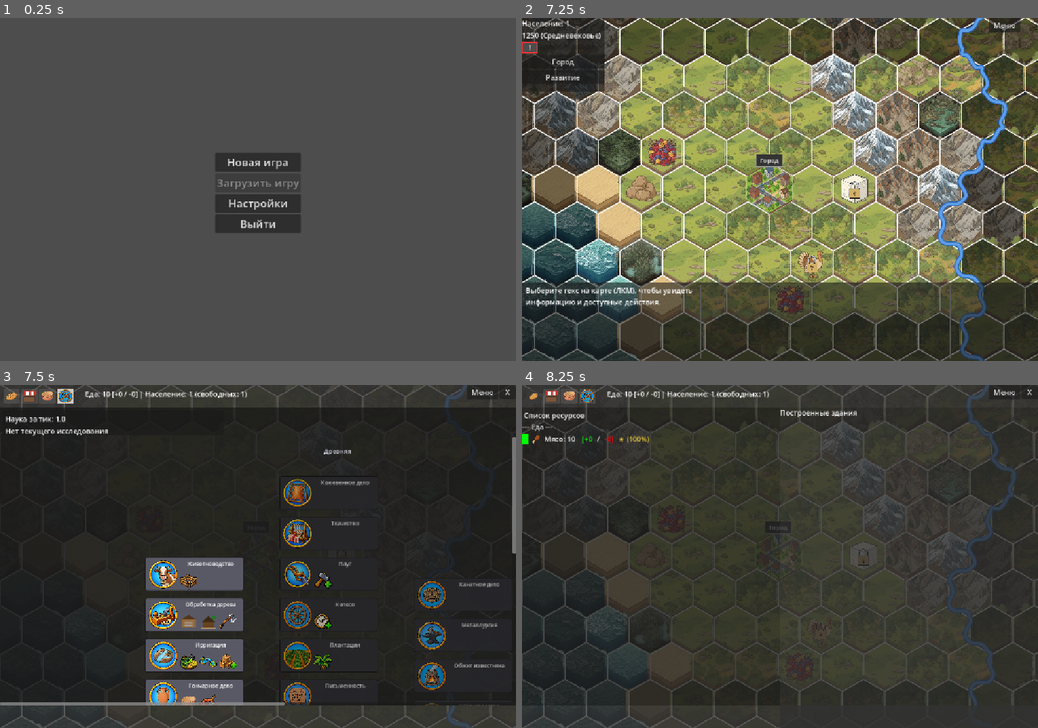
Above: before the commit, frames 1-4 (two rows, left to right).
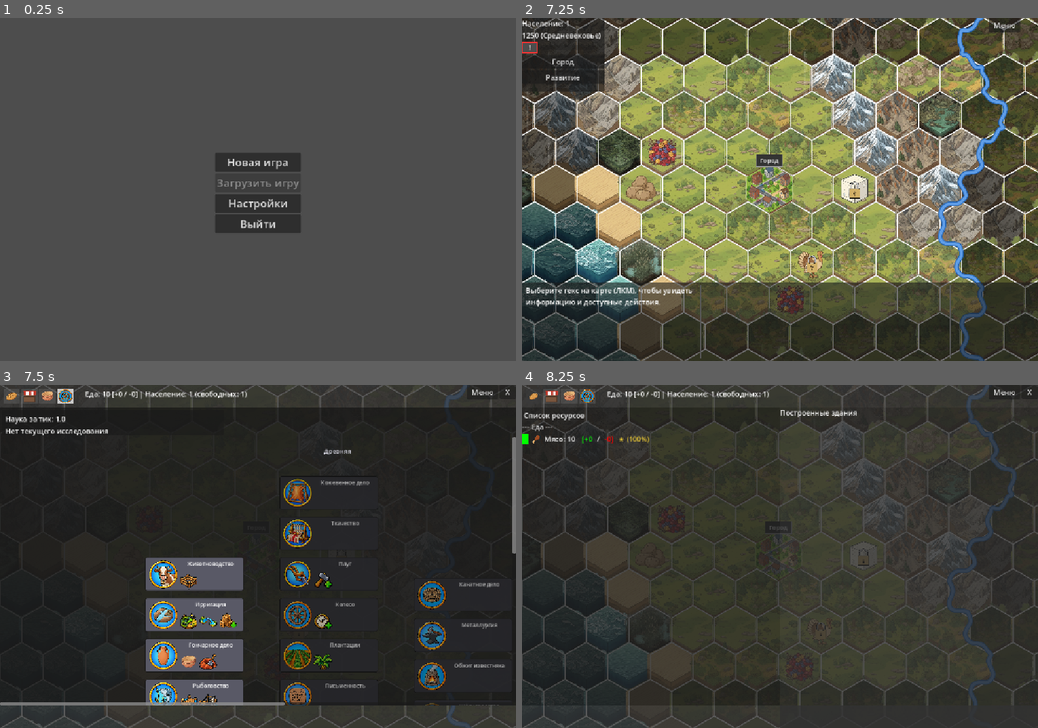
Above: after the commit, the same moments.

Repository: Night-Pryanik/The-City
Game: Godot game, scene res://scenes/main_menu.tscn
The game is run twice, just before and just after one commit, with the same random seed, the same clock (stepped at 60 frames per second) and the same inputs.
Inputs (mouse positions are in pixels of both pictures, inside the frame that each line leads up to):
- Up to frame 1 (0.25 s): no input
- Up to frame 2 (7.25 s): click "Новая игра" at 0.5 s; click "Новая игра" at 1.25 s; click "Настройки" at 2 s; click (836, 179) at 2.75 s; click "Назад" at 3.5 s; click "Настройки" at 4.25 s; click "Назад" at 5 s; click "Новая игра" at 5.75 s; click "Ок" at 6.5 s
- Up to frame 3 (7.5 s): click (10, 415) at 7.25 s
- Up to frame 4 (8.25 s): click (532, 395) at 8 s

Frames 1-2 are identical in both runs. In frame 3, 1.5% of the frame differs, in the area x 28-46%, y 63-94%; in frame 4, nothing differs.

Commit message:
Технология "Скриториумы" и система расчета науки по схеме "наука со здания + наука с носителей информации"

Diff:
--- a/data/buildings.json
+++ b/data/buildings.json
@@ -304,7 +304,8 @@
       "icon": "library.png",
       "production_slots": 1.0,
       "unlock_tech": "writing",
-      "default_recipes": [ "science" ]
+      "default_recipes": [ "science" ],
+      "additional_yield": { "science": 1 }
     },
     {
       "id": "carpenter_workshop",
@@ -348,6 +349,18 @@
       "production_slots": 1.0,
       "unlock_tech": "fermentation",
       "default_recipes": [  ]
+    },
+    {
+      "id": "scriptorium",
+      "name": "Скрипторий",
+      "description": "Здание, где писцы копировали, переписывали и переводили документы. Производит науку.",
+      "work_cost": 50,
+      "additional_cost": [ { "planks": 120 }, { "@processed_construction_materials": 60 } ],
+      "icon": "scriptorium.png",
+      "production_slots": 1.0,
+      "unlock_tech": "scriptoriums",
+      "default_recipes": [ "science" ],
+      "additional_yield": { "science": 3 }
     }
   ]
 }
--- a/data/crafts/pseudo.json
+++ b/data/crafts/pseudo.json
@@ -12,9 +12,9 @@
     {
       "id": "science",
       "name": "Наука",
-      "produced_in": [ "library" ],
+      "produced_in": [ "library", "scriptorium" ],
       "resources": { "@writing_mediums": 20 },
-      "result": { "science": 1 },
+      "result": {  },
       "time": 5.0,
       "unlock_tech": "writing",
       "description": "Переписчики и учёные превращают письменные материалы в знания, пополняющие пул науки города"
--- a/data/products/materials.json
+++ b/data/products/materials.json
@@ -87,6 +87,15 @@
       "icon": "mulberry_bark.png"
     },
     {
+      "id": "paper",
+      "name": "Бумага",
+      "type": "product",
+      "category": "material",
+      "unlock_tech": "paper",
+      "icon": "paper_tech.png",
+      "special_yield": { "science": 5 }
+    },
+    {
       "id": "silk_cocoon",
       "name": "Кокон тутового шелкопряда",
       "type": "product",
@@ -100,7 +109,8 @@
       "type": "product",
       "category": "material",
       "unlock_tech": "sericulture",
-      "icon": "silk.png"
+      "icon": "silk.png",
+      "special_yield": { "science": 3 }
     },
     {
       "id": "lime",
--- a/data/products/products.json
+++ b/data/products/products.json
@@ -14,7 +14,8 @@
       "type": "product",
       "category": "material",
       "unlock_tech": "writing",
-      "icon": "clay_tablets.png"
+      "icon": "clay_tablets.png",
+      "special_yield": { "science": 1 }
     },
     {
       "id": "fabric_clothes",
@@ -110,7 +111,8 @@
       "type": "product",
       "category": "material",
       "unlock_tech": "writing",
-      "icon": "papyrus.png"
+      "icon": "papyrus.png",
+      "special_yield": { "science": 2 }
     },
     {
       "id": "reed_boat",
@@ -136,7 +138,8 @@
       "type": "product",
       "category": "material",
       "unlock_tech": "parchment",
-      "icon": "parchment.png"
+      "icon": "parchment.png",
+      "special_yield": { "science": 3 }
     },
     {
       "id": "wax_tablets",
@@ -144,7 +147,8 @@
       "type": "product",
       "category": "material",
       "unlock_tech": "beekeeping",
-      "icon": "wax_tablets.png"
+      "icon": "wax_tablets.png",
+      "special_yield": { "science": 1 }
     }
   ]
 }
--- a/data/technologies/antiquity.json
+++ b/data/technologies/antiquity.json
@@ -56,9 +56,19 @@
       "era": "antiquity",
       "science_cost": 3.0,
       "icon": "paper_tech.png",
-      "prerequisites": [ [ "wood_processing", "limestone_burning", "writing" ] ],
+      "prerequisites": [ [ "limestone_burning", "writing" ] ],
       "description": "Даёт возможность строить бумажную мастерскую.\nПозволяет производить бумагу из тутовника, конопли и рами с использованием извести.",
       "flavor": "Революционное изобретение позволило создать доступный и практичный материал для письма."
+    },
+    {
+      "id": "scriptoriums",
+      "name": "Скриптории",
+      "era": "antiquity",
+      "science_cost": 3.0,
+      "icon": "scriptoriums.png",
+      "prerequisites": [ [ "writing" ] ],
+      "description": "Даёт возможность строить скриптории.",
+      "flavor": "В скрипториях писцы копировали, переводили, переписывали и перекомпилировали тексты, связанные с управлением, культом божеств, магией и лечением болезней."
     }
   ]
 }
--- a/scripts/CityData.gd
+++ b/scripts/CityData.gd
@@ -112,9 +112,9 @@
     emit_signal("city_updated")
 
 # --- НАУКА ---
-# Базовый доход науки города за один production-тик (даже без библиотек).
-# Город НЕ может генерировать меньше 1 очка науки за тик — иначе ранняя игра
-# без построек науки была бы заблокирована.
+# Базовый доход науки города за один production-тик без зданий науки.
+# Дополнительная наука начисляется рецептом «science» из выхода здания
+# и письменных основ.
 const BASE_SCIENCE_PER_TICK: float = 1.0
 # Скорость расхода пула науки на текущее исследование (очков в секунду).
 # Пул списывается по столько очков в секунду на исследование; это прямое
@@ -454,6 +454,20 @@
                 for qid in consumed:
                     consumed_all[qid] = consumed_all.get(qid, 0) + consumed[qid]
 
+            if recipe_id == "science":
+                var science_amount := 0
+                for prod in resources_to_consume:
+                    var special_yield = GameData.get_special_yield(prod)
+                    science_amount += int(resources_to_consume[prod]) * int(
+                        special_yield.get("science", 0))
+                var building_yield = GameData.get_building_additional_yield(
+                    bld.get("id", ""))
+                science_amount += int(building_yield.get("science", 0))
+                if science_amount > 0:
+                    add_to_storage("science", science_amount)
+                    record_production_source("science", building_source,
+                        science_amount)
+
             # --- ДОБАВЛЯЕМ РЕЗУЛЬТАТ ---
             # Качество результата = взвешенное среднее качества потреблённого сырья.
             var result_quality = quality_from_breakdown(consumed_all)
@@ -657,17 +671,14 @@
     print("Мгновенно изучена (дебаг): ", tech_data.get("name", tech_id))
     return true
 
-# Возвращает количество очков науки за тик — базовый доход города.
-# Учёных (специализированных зданий) пока не учитывает: вклад библиотек
-# идёт через пул науки (см. get_science_pool и tick_research_science_continuous).
+# Возвращает базовую часть науки за тик. Производство зданий и письменных
+# материалов начисляется отдельно через рецепт «science».
 # Город не может генерировать меньше 1 очка науки за тик.
 func get_science_per_tick() -> float:
     return BASE_SCIENCE_PER_TICK
 
-# Фактическая скорость науки за тик: базовый доход + вклад работающих зданий
-# науки (библиотек). Здания копят науку в пул, а пул во время исследования
-# списывается со скоростью SCIENCE_DRAIN_PER_SEC (≈1 очко за тик), поэтому
-# вклад зданий = фактический расход пула за тик (пока в пуле есть наука).
+# Фактическая скорость науки за тик: базовая часть плюс расход накопленного
+# пула науки во время исследования.
 func get_science_rate_per_tick() -> float:
     var drain_per_tick: float = SCIENCE_DRAIN_PER_SEC * PRODUCTION_INTERVAL
     return BASE_SCIENCE_PER_TICK + minf(drain_per_tick, get_science_pool())
--- a/scripts/GameData.gd
+++ b/scripts/GameData.gd
@@ -96,6 +96,15 @@
             return group_name
         return key.trim_prefix("@")
     return products.get(key, {}).get("name", key)
+
+func get_special_yield(product_id: String) -> Dictionary:
+    return products.get(product_id, {}).get("special_yield", {})
+
+func get_building_additional_yield(building_id: String) -> Dictionary:
+    for building in buildings:
+        if building.get("id", "") == building_id:
+            return building.get("additional_yield", {})
+    return {}
 
 # Нормализует поле additional_cost в массив словарей {ресурс: количество}.
 # Поддерживает две формы:
--- a/scripts/building_panel.gd
+++ b/scripts/building_panel.gd
@@ -536,6 +536,20 @@
                 and_label.horizontal_alignment = HORIZONTAL_ALIGNMENT_CENTER
                 costs_container.add_child(and_label)
 
+    var additional_yield = bdata.get("additional_yield", {})
+    if not additional_yield.is_empty():
+        var yield_header = Label.new()
+        yield_header.text = "Дополнительный выход:"
+        costs_container.add_child(yield_header)
+        for yield_id in additional_yield:
+            var yield_name = GameData.products.get(yield_id, {}).get(
+                "name", yield_id)
+            var yield_label = Label.new()
+            yield_label.text = "%s: %d" % [
+                yield_name, int(additional_yield[yield_id])]
+            costs_container.add_child(yield_label)
+        has_costs = true
+
     var additional_req = String(bdata.get("additional_req", ""))
     if additional_req != "":
         var requirement_label = Label.new()
--- a/scripts/buildings_tab.gd
+++ b/scripts/buildings_tab.gd
@@ -852,6 +852,22 @@
     if not has_costs:
         content.add_child(_make_bullet_row("•", "0"))
 
+    var additional_yield = bdata.get("additional_yield", {})
+    if not additional_yield.is_empty():
+        content.add_child(_make_bullet_row("•", "Дополнительный выход:"))
+        for yield_id in additional_yield:
+            var yield_row = HBoxContainer.new()
+            yield_row.add_theme_constant_override("separation", 6)
+            yield_row.mouse_filter = Control.MOUSE_FILTER_IGNORE
+            var yield_indent = Control.new()
+            yield_indent.custom_minimum_size.x = 18
+            yield_row.add_child(yield_indent, false, 0)
+            yield_row.add_child(_make_bullet("◦"))
+            yield_row.add_child(ui_helpers.make_resource_entry(
+                yield_id, products_data, icon_paths,
+                int(additional_yield[yield_id]), "colon"))
+            content.add_child(yield_row)
+
     # Количество слотов производства
     var slots = bdata.get("production_slots", 0)
     var slots_label = Label.new()
--- a/scripts/resources_tab.gd
+++ b/scripts/resources_tab.gd
@@ -418,14 +418,17 @@
         if ui_helpers.flow_tooltip_panel.visible:
             var fresh_prod_src = production_sources.get(active_flow_product, {})
             var fresh_cons_src = consumption_sources.get(active_flow_product, {})
-            if fresh_prod_src.is_empty() and fresh_cons_src.is_empty():
+            var special_yield = GameData.get_special_yield(active_flow_product)
+            if fresh_prod_src.is_empty() and fresh_cons_src.is_empty() \
+                    and special_yield.is_empty():
                 ui_helpers.hide_flow_tooltip()
             else:
                 ui_helpers.show_flow_tooltip(
                     get_viewport().get_mouse_position(),
                     active_flow_name,
                     fresh_prod_src,
-                    fresh_cons_src
+                    fresh_cons_src,
+                    special_yield
                 )
 
 # Добавляет метку с разбивкой по качеству в строку ресурса.
@@ -493,12 +496,15 @@
 func _on_flow_hover(prod_id: String, product_name: String):
     var prod_src = production_sources.get(prod_id, {})
     var cons_src = consumption_sources.get(prod_id, {})
-    if prod_src.is_empty() and cons_src.is_empty():
+    var special_yield = GameData.get_special_yield(prod_id)
+    if prod_src.is_empty() and cons_src.is_empty() and special_yield.is_empty():
         return
     active_flow_product = prod_id
     active_flow_name = product_name
     if ui_helpers and is_instance_valid(ui_helpers):
-        ui_helpers.show_flow_tooltip(get_viewport().get_mouse_position(), product_name, prod_src, cons_src)
+        ui_helpers.show_flow_tooltip(
+            get_viewport().get_mouse_position(), product_name, prod_src, cons_src,
+            special_yield)
 
 # Скрывает тултип источников; при переходе на другую метку той же строки не мерцает.
 func _on_flow_exit(prod_id: String):
--- a/scripts/ui_helpers.gd
+++ b/scripts/ui_helpers.gd
@@ -258,7 +258,16 @@
                 row.add_child(icon_rect)
 
         var label = Label.new()
+        var special_yield = pdata.get("special_yield", {})
+        var yield_text = []
+        for yield_id in special_yield:
+            yield_text.append("%s: %d" % [
+                GameData.products.get(yield_id, {}).get("name", yield_id),
+                int(special_yield[yield_id])
+            ])
         label.text = pdata.get("name", prod_id)
+        if not yield_text.is_empty():
+            label.text += " — " + ", ".join(yield_text)
         label.add_theme_color_override("font_color", Color.WHITE)
         label.mouse_filter = Control.MOUSE_FILTER_IGNORE
         row.add_child(label)
@@ -527,7 +536,7 @@
 # Показывает тултип «источники прихода/расхода» ресурса (вкладка «Ресурсы»).
 # prod_sources / cons_sources: { источник -> { count, amount } }.
 # Строки сортируются по убыванию вклада; «хN» показывается при count > 1.
-func show_flow_tooltip(mouse_pos: Vector2, prod_name: String, prod_sources: Dictionary, cons_sources: Dictionary):
+func show_flow_tooltip(mouse_pos: Vector2, prod_name: String, prod_sources: Dictionary, cons_sources: Dictionary, special_yield: Dictionary = {}):
     if flow_tooltip_panel == null:
         return
     # Очищаем предыдущее содержимое.
@@ -542,7 +551,8 @@
     for src in cons_sources:
         cons_lines.append({"name": src, "amount": int(cons_sources[src].get("amount", 0)), "count": int(cons_sources[src].get("count", 1))})
     cons_lines.sort_custom(func(a, b): return a.amount > b.amount)
-    if prod_lines.is_empty() and cons_lines.is_empty():
+    if prod_lines.is_empty() and cons_lines.is_empty() \
+            and special_yield.is_empty():
         flow_tooltip_panel.hide()
         return
     var header = Label.new()
@@ -551,6 +561,15 @@
     header.add_theme_color_override("font_color", Color.WHITE)
     header.mouse_filter = Control.MOUSE_FILTER_IGNORE
     flow_tooltip_vbox.add_child(header)
+    for yield_id in special_yield:
+        var yield_label = Label.new()
+        yield_label.text = "%s: %d" % [
+            GameData.products.get(yield_id, {}).get("name", yield_id),
+            int(special_yield[yield_id])
+        ]
+        yield_label.add_theme_color_override("font_color", Color(1.0, 0.85, 0.3))
+        yield_label.mouse_filter = Control.MOUSE_FILTER_IGNORE
+        flow_tooltip_vbox.add_child(yield_label)
     if not prod_lines.is_empty():
         var prod_title = Label.new()
         prod_title.text = "Производство:"
Binary file added: icons/tech/scriptoriums.png
